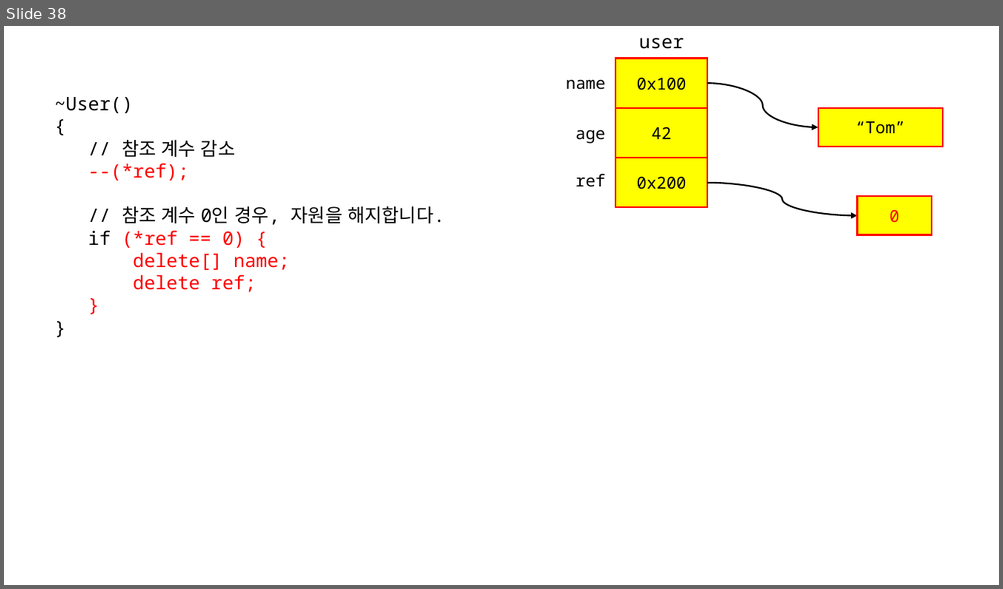
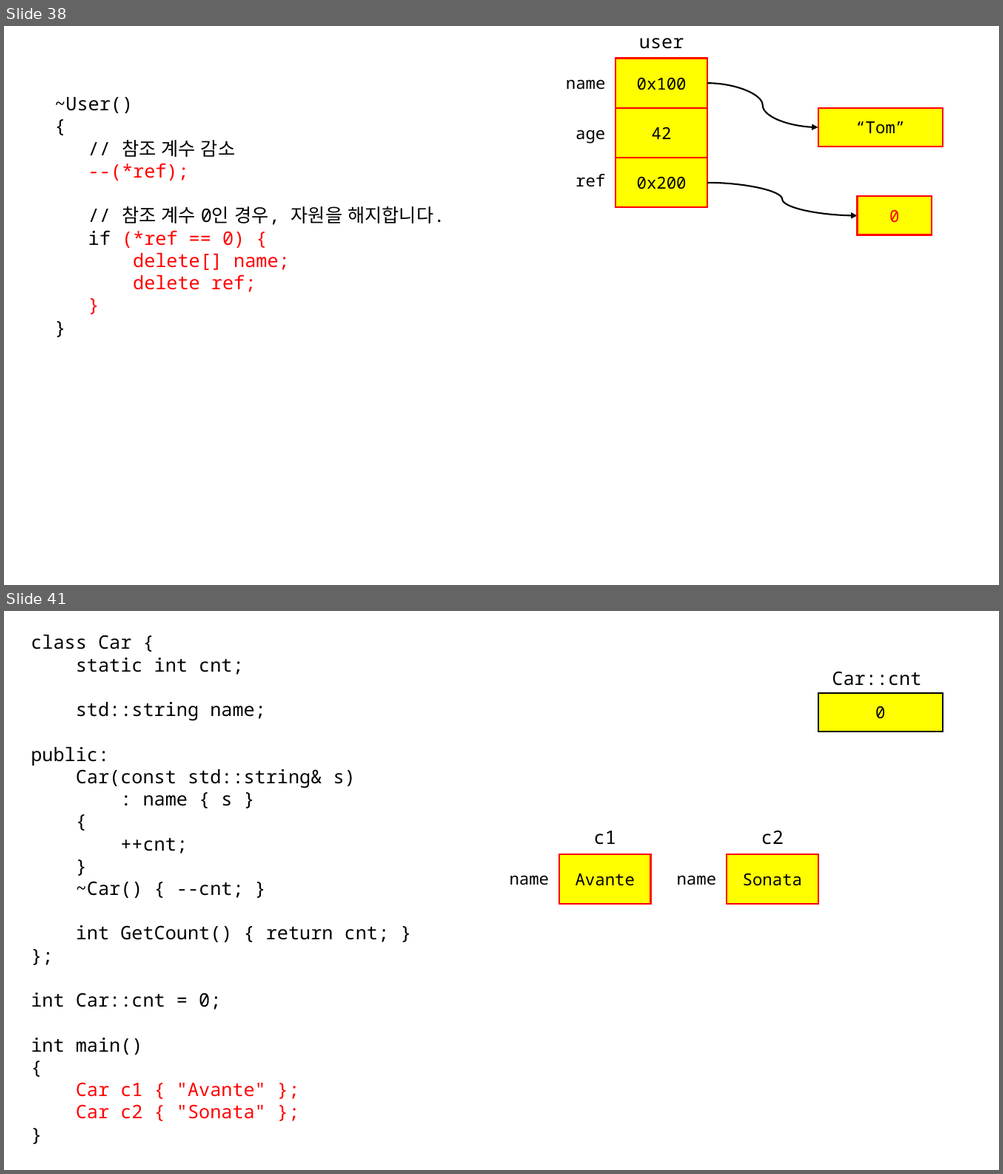
Before and after one commit to yoondev-classroom/cpp_240708, a slide deck: cpp_240708.pptx. Shown one above the other, each under a label of ours: slide 38 before the commit, slides 38 and 41 after it; the slides between them are not shown. The pictures are 1003x589 and 1003x1174 pixels, drawn with LibreOffice and Linux fonts; fonts in the diff are those of the drawing. Boxes give left, top, right and bottom in pixels: in the first picture for what was removed or moved away, otherwise in the second. Text is boxed around its words. In the diff, an @@ line names an element or a change of style, - is before the commit and + after.

```diff
--- a/cpp_240708.pptx
+++ b/cpp_240708.pptx
@@ slide 41 added at (x1=4, y1=611, x2=999, y2=1170), background #FFFFFF @@
@@ text added at (x1=31, y1=635, x2=389, y2=1119), 18 pt, text #000000 @@
+class Car {
+static int cnt;
+std::string name;
+public:
+Car(const std::string& s)
+: name { s }
+{
+++cnt;
+}
+~Car() { --cnt; }
+int GetCount() { return cnt; }
+};
+int Car::cnt = 0;
+int main()
+{
+Car c1 { "Avante" };
+Car c2 { "Sonata" };
+}
@@ text added at (x1=831, y1=671, x2=921, y2=686), 18 pt, text #000000 @@
+Car::cnt
@@ rectangle added at (x1=818, y1=693, x2=942, y2=732), fill #FFFF00, outline #000000 1.5 pt, 16 pt, text #000000 @@
+0
@@ text added at (x1=594, y1=831, x2=616, y2=845), 18 pt, text #000000 @@
+c1
@@ text added at (x1=761, y1=830, x2=783, y2=845), 18 pt, text #000000 @@
+c2
@@ rectangle added at (x1=559, y1=854, x2=651, y2=904), fill #FFFF00, outline #FF0000 1.5 pt, 16 pt, text #000000 @@
+Avante
@@ rectangle added at (x1=726, y1=854, x2=818, y2=904), fill #FFFF00, outline #FF0000 1.5 pt, 16 pt, text #000000 @@
+Sonata
@@ text added at (x1=509, y1=875, x2=549, y2=886), 16 pt, text #000000 @@
+name
@@ text added at (x1=677, y1=875, x2=717, y2=886), 16 pt, text #000000 @@
+name
```
Also in this commit, not shown: 2 other slides added, 1 other file.
